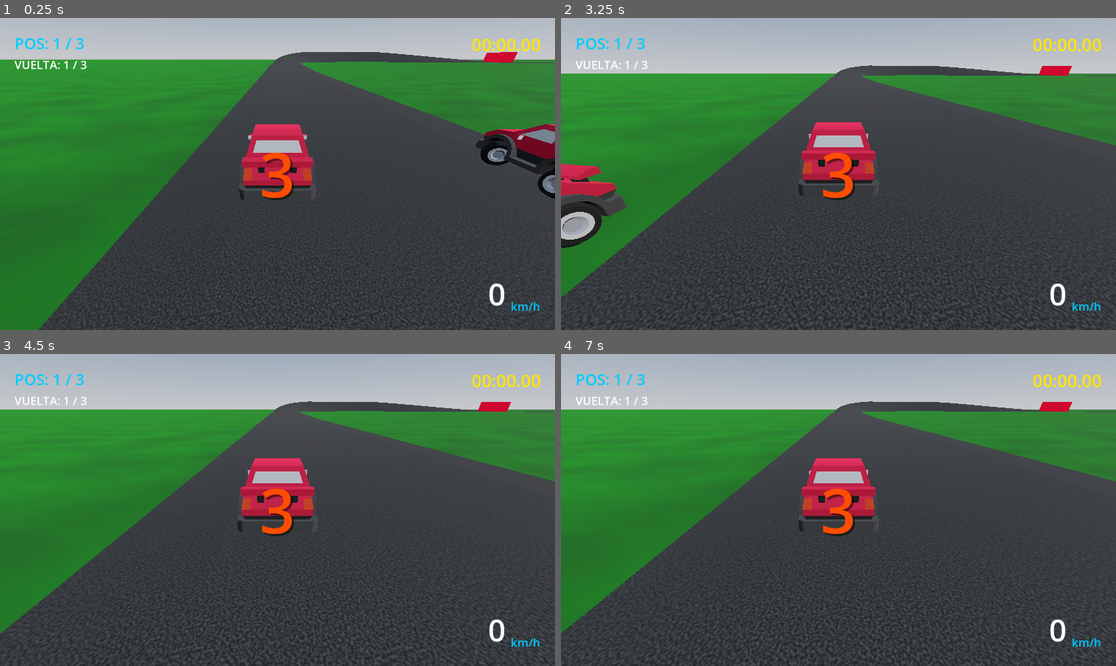
Above: before the commit, frames 1-4 (two rows, left to right).
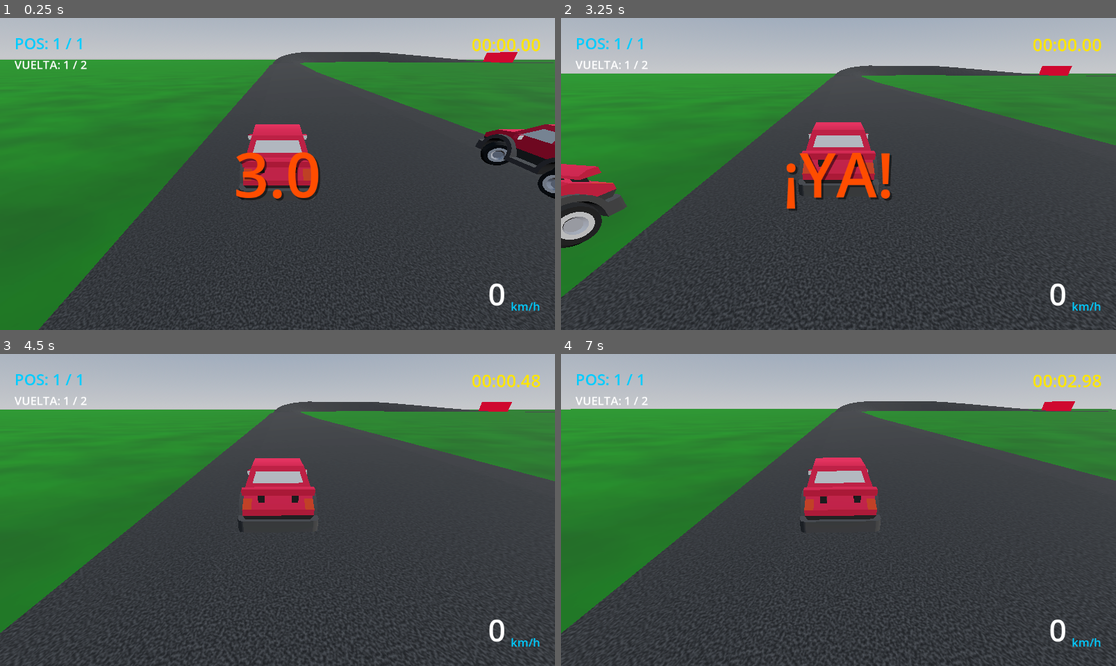
Above: after the commit, the same moments.

Repository: RafelToni/Horizon-X
Game: Godot game, scene res://scenes/prototype_track.tscn
Same seed, same stepped clock (60 frames per second), same inputs: the game is played once before the commit and once after it.
Inputs:
- Up to frame 1 (0.25 s): no input
- Up to frame 2 (3.25 s): hold D (Steer Right) 0.53-1.28 s; tap one key every 0.75 s from 0.6 s: C (Clutch) W (Throttle) T (Toggle Transmission) C (Clutch); hold S (Brakes) 1.28-2.03 s; hold D (Steer Right) 2.03-2.78 s; hold F (Shift Up) from 2.78 s (still down)
- Up to frame 3 (4.5 s): release F (Shift Up) at 3.53 s; hold A (Steer Left) from 3.53 s (still down); tap W (Throttle) at 3.6 s; tap T (Toggle Transmission) at 4.35 s
- Up to frame 4 (7 s): release A (Steer Left) at 5.03 s; hold S (Brakes) 5.03-5.78 s; tap C (Clutch) at 5.1 s; hold D (Steer Right) 5.78-6.53 s; tap W (Throttle) at 5.85 s; hold F (Shift Up) from 6.53 s (still down); tap T (Toggle Transmission) at 6.6 s

The runs differ from the first frame. In frame 1, 1.4% of the frame differs, in the area x 13-58%, y 6-59%; in frame 2, 1.5%; in frame 3, 0.8%; in frame 4, 2.8%, in the area x 0-100%, y 6-100%.
Error before the commit: Parse Error: Cannot assign a value of type "Vector3" as "Vector2". (res://scripts/ui/hud.gd:64)

Commit message:
fix: change countdown label scale from Vector3 to Vector2

Diff:
--- a/scripts/ui/hud.gd
+++ b/scripts/ui/hud.gd
@@ -61,8 +61,8 @@
 
 		# Crear un pequeño efecto de escala con Tween para que sea dinámico
 		var tween = create_tween()
-		countdown_label.scale = Vector3(1.5, 1.5, 1.5)
-		tween.tween_property(countdown_label, "scale", Vector3(1.0, 1.0, 1.0), 0.25).set_trans(Tween.TRANS_BACK).set_ease(Tween.EASE_OUT)
+		countdown_label.scale = Vector2(1.5, 1.5)
+		tween.tween_property(countdown_label, "scale", Vector2(1.0, 1.0), 0.25).set_trans(Tween.TRANS_BACK).set_ease(Tween.EASE_OUT)
 
 ## Oculta el panel de cuenta atrás.
 func hide_countdown() -> void:
